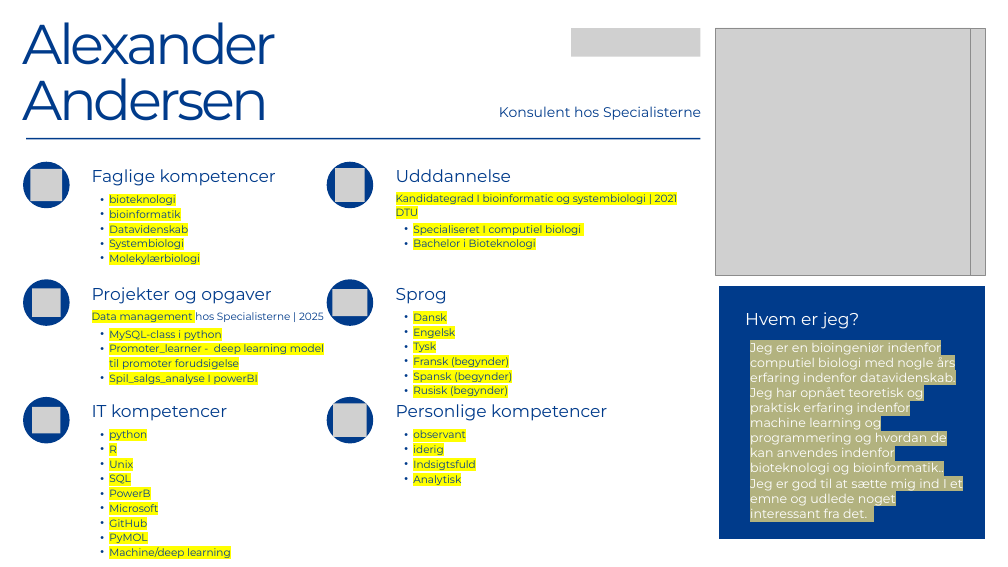
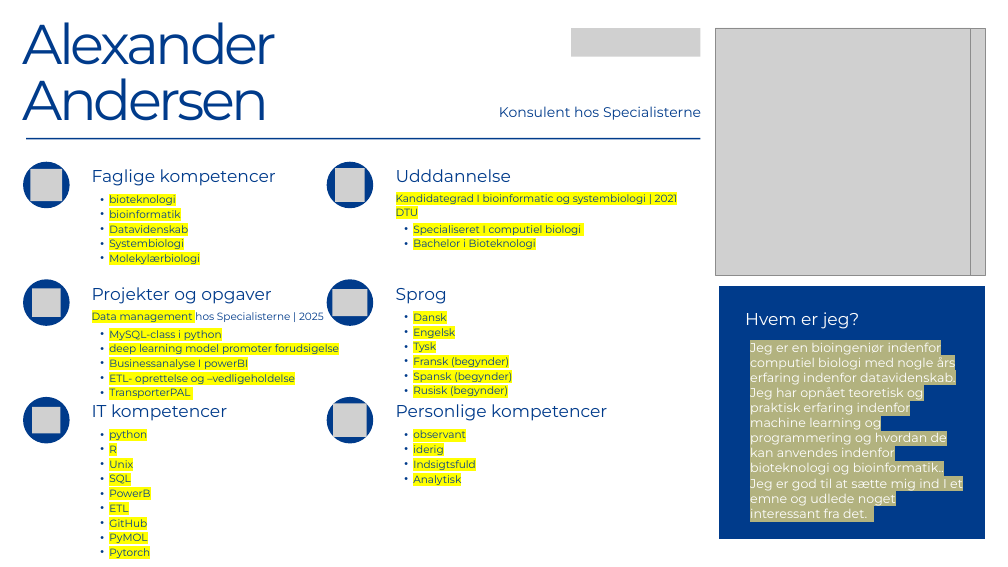
Before and after one commit to TheGamingEngineer/SPAC, a slide deck: slide 1 of Specialisterne - CV DA - Alexander K. B. Andersen.pptx. Drawn at 1008x567 pixels with LibreOffice and Linux fonts; fonts in the diff are those of the drawing; grey boxes stand for pictures. Boxes give left, top, right and bottom in pixels: in the first picture for what was removed or moved away, otherwise in the second. Text is boxed around its words. In the diff, an @@ line names an element or a change of style, - is before the commit and + after.

```diff
--- a/Specialisterne - CV DA - Alexander K. B. Andersen.pptx
+++ b/Specialisterne - CV DA - Alexander K. B. Andersen.pptx
@@ text at [109,342,339,398]: text changed @@
-  • Promoter_learner - deep learning model til promoter forudsigelse
-  • Spil_salgs_analyse I powerBI
+  • deep learning model promoter forudsigelse
+  • Businessanalyse I powerBI
+  • ETL- oprettelse og –vedligeholdelse
+  • TransporterPAL
@@ text at [109,504,128,512]: text changed @@
-  • Microsoft
+  • ETL
@@ text at [109,548,150,558]: text changed @@
-  • Machine/deep learning
+  • Pytorch
```
Also in this commit, not shown: 1 other file.
